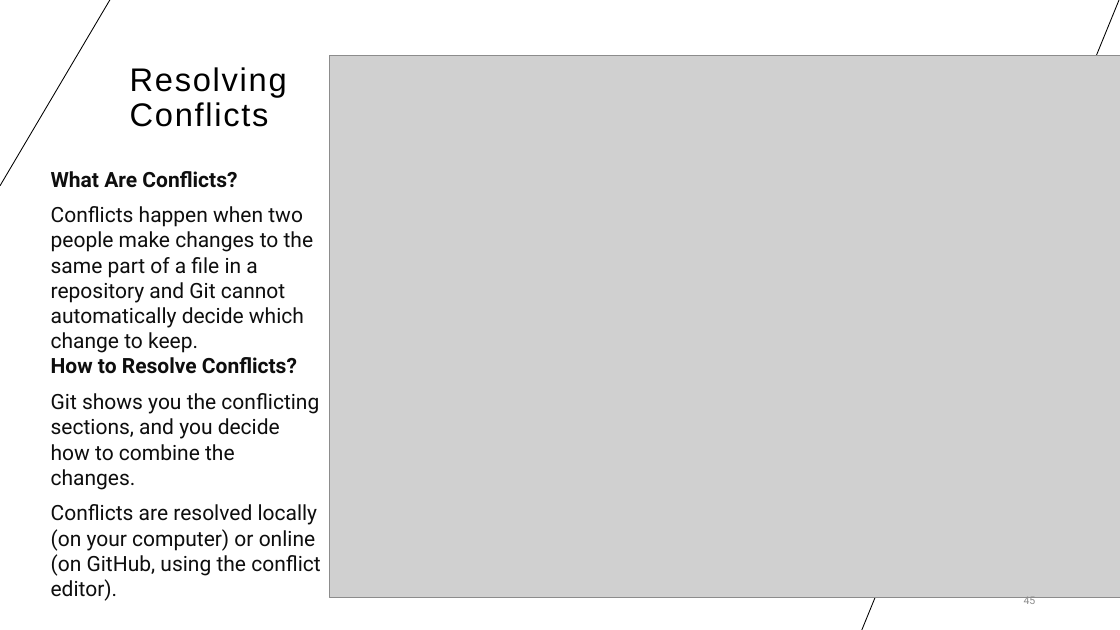
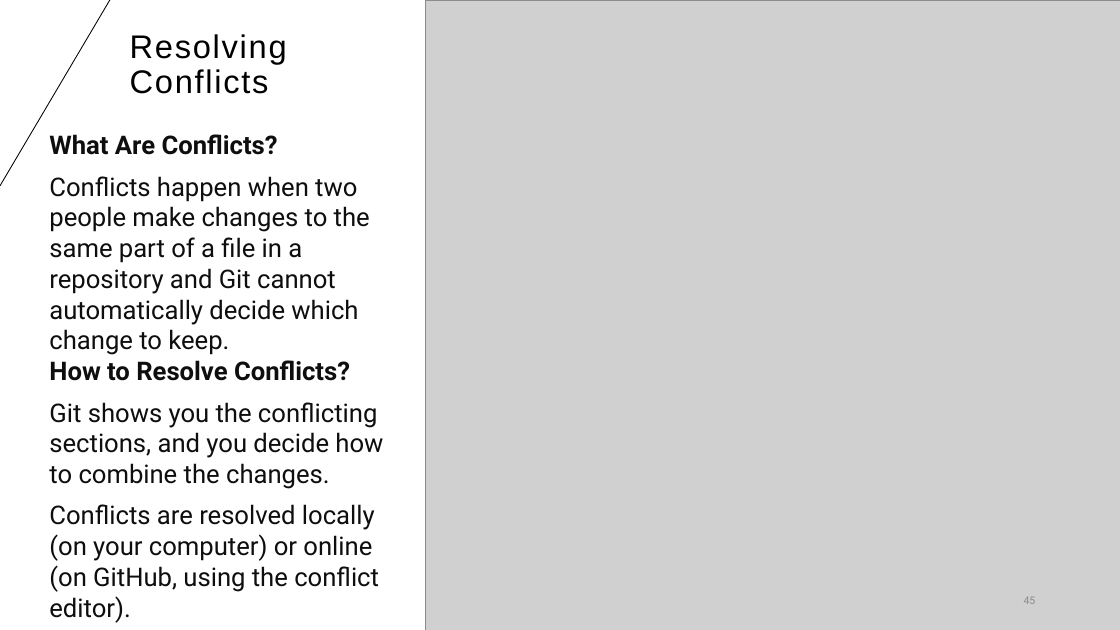
Before and after one commit to cassandra-hui/GitHub-Workshop, a slide deck: slide 45 of Day_1.pptx. Drawn at 1120x630 pixels with LibreOffice and Linux fonts; fonts in the diff are those of the drawing; grey boxes stand for pictures. Boxes give left, top, right and bottom in pixels: in the first picture for what was removed or moved away, otherwise in the second. Text is boxed around its words. In the diff, an @@ line names an element or a change of style, - is before the commit and + after.

Commit message:
Making text bigger on slides

```diff
--- a/Day_1.pptx
+++ b/Day_1.pptx
@@ title "Resolving Conflicts" moved from (x1=130, y1=67, x2=287, y2=127) to (x1=130, y1=34, x2=287, y2=94) @@
@@ picture resized from (x1=329, y1=55, x2=1120, y2=598) to (x1=426, y1=0, x2=1120, y2=630) @@
@@ text "What Are Conflicts?" moved from (x1=51, y1=171, x2=320, y2=601) to (x1=49, y1=134, x2=383, y2=592) @@
@@ text "What Are Conflicts?" at (x1=49, y1=134, x2=383, y2=592): size 18 to 22 pt @@
```
Also in this commit, not shown: 27 other slides changed.
